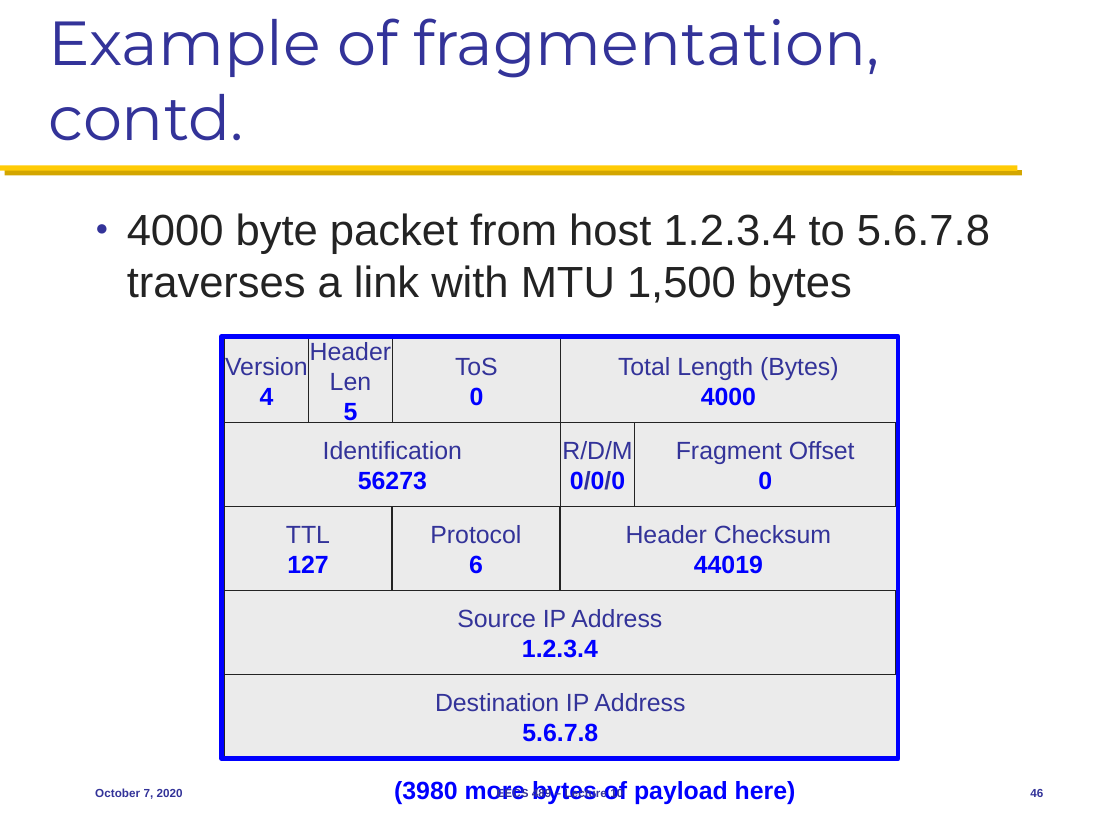
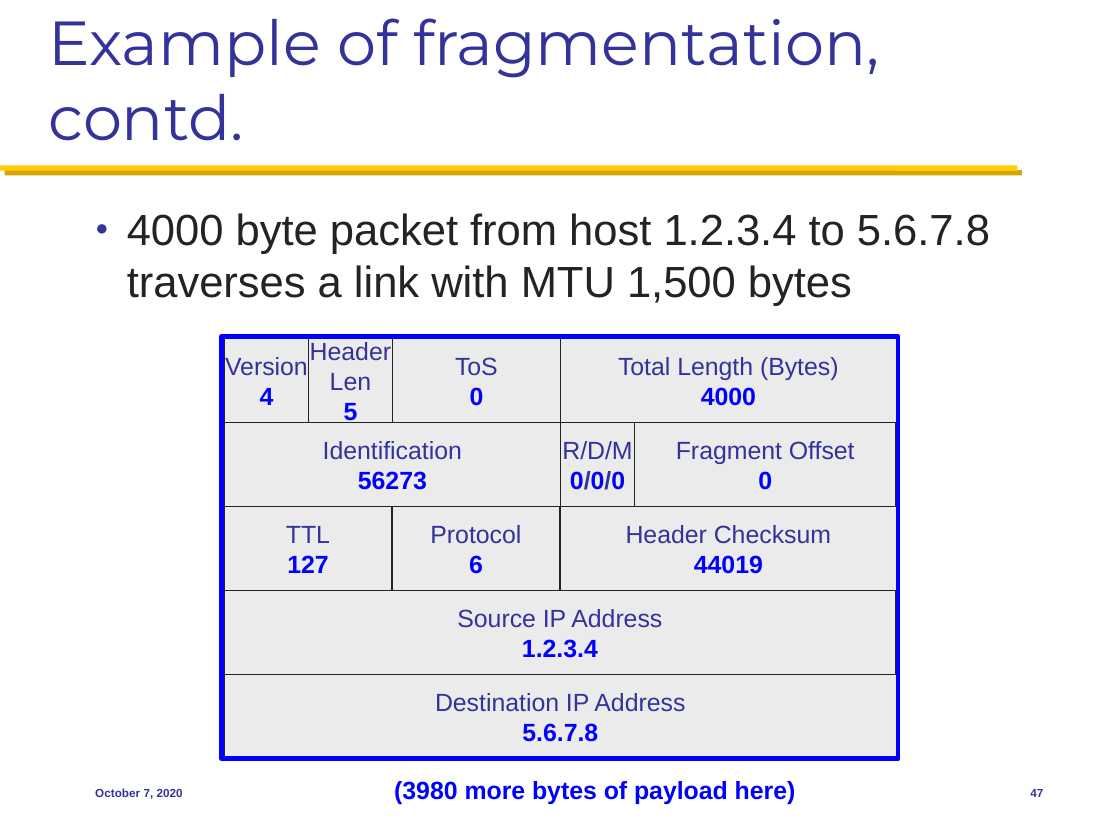
Before and after one commit to mosharaf/eecs489, a slide deck: slide 47 of Slides/100720.pptx (slide 46 before the commit). Drawn at 1120x840 pixels with LibreOffice and Linux fonts; fonts in the diff are those of the drawing. Boxes give left, top, right and bottom in pixels: in the first picture for what was removed or moved away, otherwise in the second. Text is boxed around its words. In the diff, an @@ line names an element or a change of style, - is before the commit and + after.

```diff
--- a/Slides/100720.pptx
+++ b/Slides/100720.pptx
@@ text removed at (x1=497, y1=788, x2=623, y2=800) @@
-EECS 489 – Lecture 10
@@ page number at (x1=1030, y1=789, x2=1043, y2=797): text changed @@
-46
+47
```
Also in this commit, not shown: 2 other slides changed, 1 slide added.
